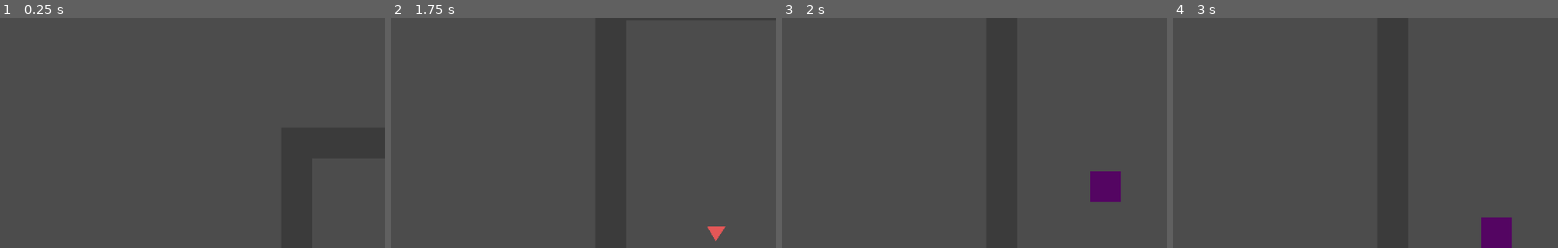
Above: before the commit, frames 1-4 (left to right).
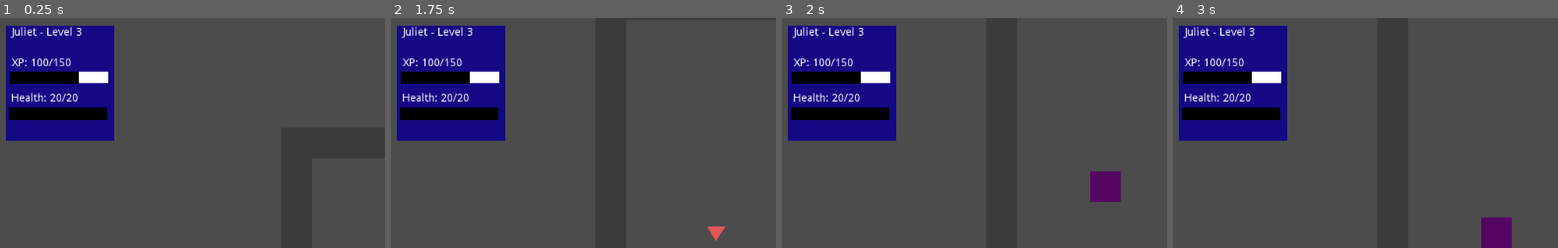
Above: after the commit, the same moments.

Repository: johnfn/ld49
Game: Godot game, scene res://Main.tscn
The game is run twice, just before and just after one commit, with the same random seed, the same clock (stepped at 60 frames per second) and the same inputs.
Inputs:
- Up to frame 1 (0.25 s): no input
- Up to frame 2 (1.75 s): tap Enter at 0.5 s; hold Right (ui_right) 0.53-1.28 s; tap Z (action, bound only after the commit) at 0.6, 1.55 s; tap X (angry, bound only after the commit) at 0.8, 1.35 s; tap Space at 1.25 s; hold Down (ui_down) from 1.28 s (still down)
- Up to frame 3 (2 s): keep holding Down (ui_down)
- Up to frame 4 (3 s): release Down (ui_down) at 2.03 s; hold Right (ui_right) 2.03-2.78 s; tap Z (action, bound only after the commit) at 2.1 s; tap X (angry, bound only after the commit) at 2.3, 2.85 s; tap Enter at 2.75 s; hold Up (ui_up) from 2.78 s (still down)
The pictures show only the part of the screen within x 0-50%, y 0-50%; the shares and areas given below are measured in that part.

The runs differ from the first frame. In frame 1, 14% of the frame differs, in the area x 1-30%, y 3-54%; in frame 2, 14%; in frame 3, 14%; in frame 4, 14%.
Error after the commit: Invalid get index '0' (on base: 'Array'). (res://Player.gd:25)

Commit message:
Health bar stuff

Diff:
--- a/Hud.tscn
+++ b/Hud.tscn
@@ -1,8 +1,9 @@
-[gd_scene load_steps=4 format=2]
+[gd_scene load_steps=5 format=2]
 
 [ext_resource path="res://Hud.gd" type="Script" id=1]
 [ext_resource path="res://Dialog.tscn" type="PackedScene" id=2]
 [ext_resource path="res://Inventory.tscn" type="PackedScene" id=3]
+[ext_resource path="res://StatsBox.tscn" type="PackedScene" id=4]
 
 [node name="Hud" type="CanvasLayer"]
 script = ExtResource( 1 )
@@ -31,3 +32,6 @@
 pause_mode = 2
 
 [node name="Inventory" parent="." instance=ExtResource( 3 )]
+visible = false
+
+[node name="StatsBox" parent="." instance=ExtResource( 4 )]
--- /dev/null
+++ b/StatsBox.gd
@@ -0,0 +1,10 @@
+extends ColorRect
+
+onready var health_bar_bg = $HealthBarBG
+onready var health_bar_fg = $HealthBarBG
+onready var health_label = $HealthLabel
+
+func _process(delta):
+  var percentage = G.health / G.max_health
+  health_bar_fg.rect_scale.x = percentage
+  health_label.text = "Health: %d/%d" % [G.health, G.max_health]
--- /dev/null
+++ b/StatsBox.tscn
@@ -0,0 +1,82 @@
+[gd_scene load_steps=2 format=2]
+
+[ext_resource path="res://StatsBox.gd" type="Script" id=1]
+
+[node name="StatsBox" type="ColorRect"]
+margin_left = 14.0
+margin_top = 10.0
+margin_right = 155.0
+margin_bottom = 160.0
+color = Color( 0.0823529, 0.0352941, 0.521569, 1 )
+script = ExtResource( 1 )
+__meta__ = {
+"_edit_use_anchors_": false
+}
+
+[node name="NameLabel" type="Label" parent="."]
+margin_left = 8.0
+margin_top = 2.0
+margin_right = 86.0
+margin_bottom = 16.0
+text = "Juliet - Level 3"
+__meta__ = {
+"_edit_use_anchors_": false
+}
+
+[node name="XPLabel" type="Label" parent="."]
+margin_left = 8.0
+margin_top = 41.5
+margin_right = 99.0
+margin_bottom = 55.5
+text = "XP: 100/150"
+__meta__ = {
+"_edit_use_anchors_": false
+}
+
+[node name="XPBarBG" type="ColorRect" parent="."]
+margin_left = 4.5
+margin_top = 60.0
+margin_right = 132.5
+margin_bottom = 75.0
+__meta__ = {
+"_edit_use_anchors_": false
+}
+
+[node name="XPBarFG" type="ColorRect" parent="."]
+margin_left = 4.5
+margin_top = 60.0
+margin_right = 94.5
+margin_bottom = 76.0
+color = Color( 0, 0, 0, 1 )
+__meta__ = {
+"_edit_use_anchors_": false
+}
+
+[node name="HealthLabel" type="Label" parent="."]
+margin_left = 7.0
+margin_top = 88.0
+margin_right = 98.0
+margin_bottom = 102.0
+text = "Health: 5/20"
+__meta__ = {
+"_edit_use_anchors_": false
+}
+
+[node name="HealthBarBG" type="ColorRect" parent="."]
+margin_left = 3.5
+margin_top = 106.5
+margin_right = 131.5
+margin_bottom = 121.5
+__meta__ = {
+"_edit_use_anchors_": false
+}
+
+[node name="HealthBarFG" type="ColorRect" parent="."]
+margin_left = 4.0
+margin_top = 107.0
+margin_right = 132.0
+margin_bottom = 123.0
+color = Color( 0, 0, 0, 1 )
+__meta__ = {
+"_edit_use_anchors_": false
+}
--- a/project.godot
+++ b/project.godot
@@ -24,11 +24,6 @@
 "language": "GDScript",
 "path": "res://BattlePlayer.gd"
 }, {
-"base": "Node2D",
-"class": "BattleScene",
-"language": "GDScript",
-"path": "res://Battle.gd"
-}, {
 "base": "ColorRect",
 "class": "Dialog",
 "language": "GDScript",
@@ -43,7 +38,6 @@
 "BattleEntity": "",
 "BattleMonster": "",
 "BattlePlayer": "",
-"BattleScene": "",
 "Dialog": "",
 "HealthBar": ""
 }
@@ -89,6 +83,21 @@
 , Object(InputEventKey,"resource_local_to_scene":false,"resource_name":"","device":0,"alt":false,"shift":false,"control":false,"meta":false,"command":false,"pressed":false,"scancode":83,"unicode":0,"echo":false,"script":null)
  ]
 }
+action={
+"deadzone": 0.5,
+"events": [ Object(InputEventKey,"resource_local_to_scene":false,"resource_name":"","device":0,"alt":false,"shift":false,"control":false,"meta":false,"command":false,"pressed":false,"scancode":90,"unicode":0,"echo":false,"script":null)
+ ]
+}
+angry={
+"deadzone": 0.5,
+"events": [ Object(InputEventKey,"resource_local_to_scene":false,"resource_name":"","device":0,"alt":false,"shift":false,"control":false,"meta":false,"command":false,"pressed":false,"scancode":88,"unicode":0,"echo":false,"script":null)
+ ]
+}
+inventory={
+"deadzone": 0.5,
+"events": [ Object(InputEventKey,"resource_local_to_scene":false,"resource_name":"","device":0,"alt":false,"shift":false,"control":false,"meta":false,"command":false,"pressed":false,"scancode":73,"unicode":0,"echo":false,"script":null)
+ ]
+}
 
 [physics]
 
